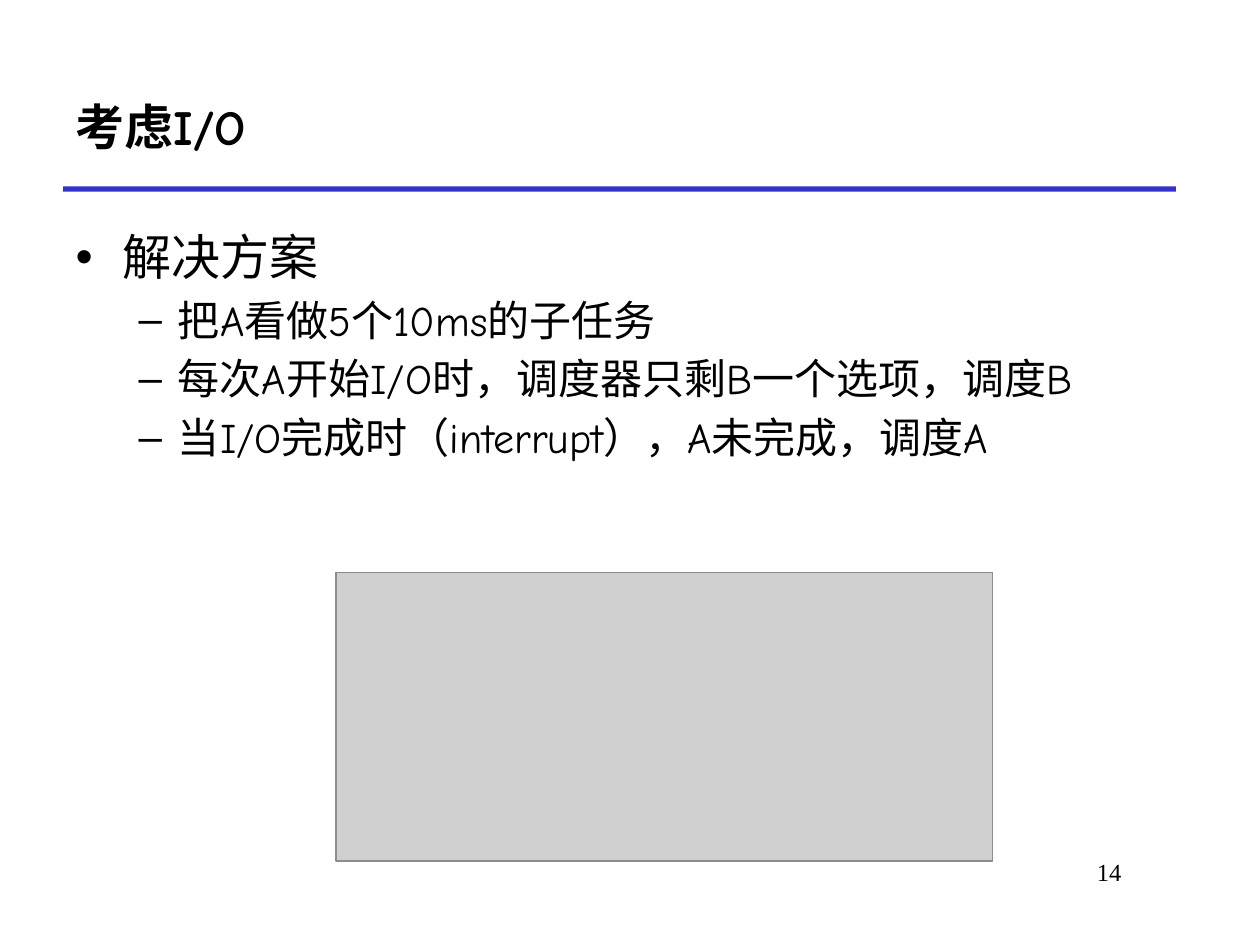
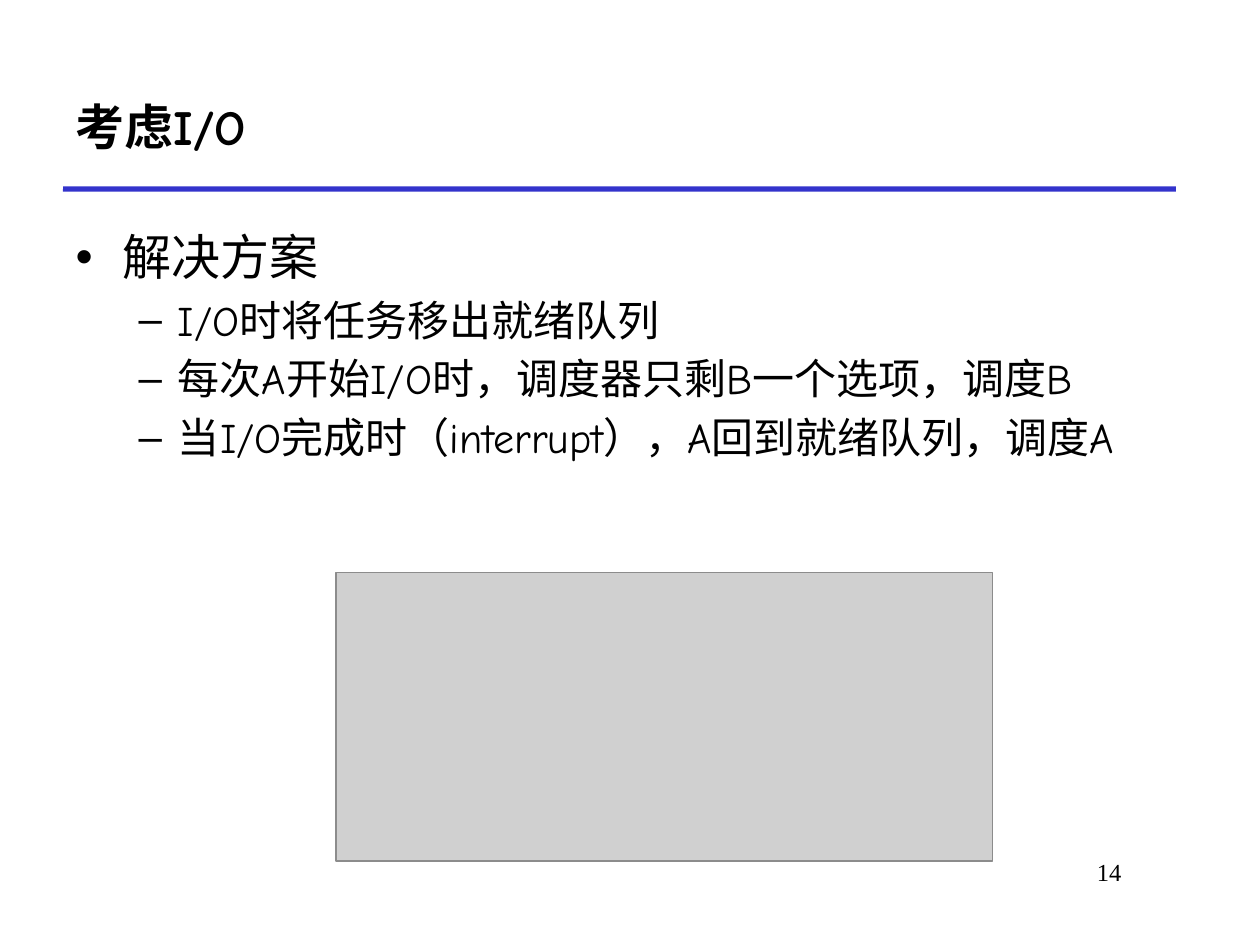
Before and after one commit to functionx37/Homework-in-RUC, a slide deck: slide 14 of Foundations of Computer Systems II/Coursewares/5-schedule.pptx. Drawn at 1260x945 pixels with LibreOffice and Linux fonts; fonts in the diff are those of the drawing; grey boxes stand for pictures. Boxes give left, top, right and bottom in pixels: in the first picture for what was removed or moved away, otherwise in the second. Text is boxed around its words. In the diff, an @@ line names an element or a change of style, - is before the commit and + after.

```diff
--- a/Foundations of Computer Systems II/Coursewares/5-schedule.pptx
+++ b/Foundations of Computer Systems II/Coursewares/5-schedule.pptx
@@ text at bbox=[178, 300, 660, 341]: text changed @@
-  – 把A看做5个10ms的子任务
+  – I/O时将任务移出就绪队列
@@ text at bbox=[178, 417, 1114, 462]: text changed @@
-  – 当I/O完成时（interrupt），A未完成，调度A
+  – 当I/O完成时（interrupt），A回到就绪队列，调度A
```
Also in this commit, not shown: 7 other slides changed, 32 other files.
